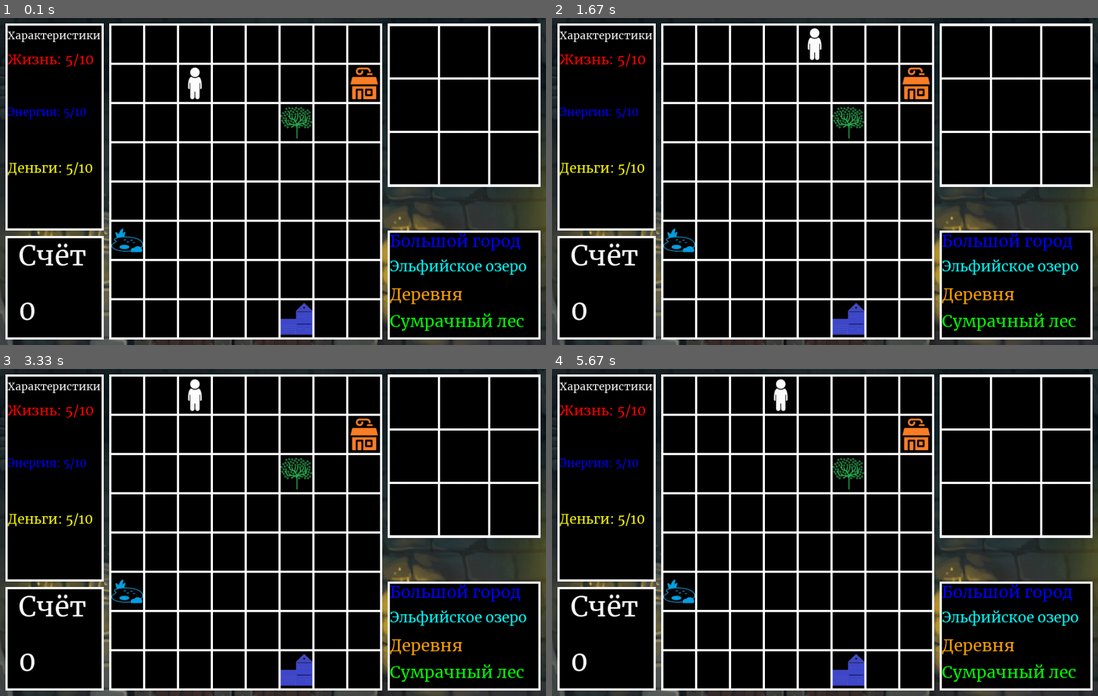
Above: before the commit, frames 1-4 (two rows, left to right).
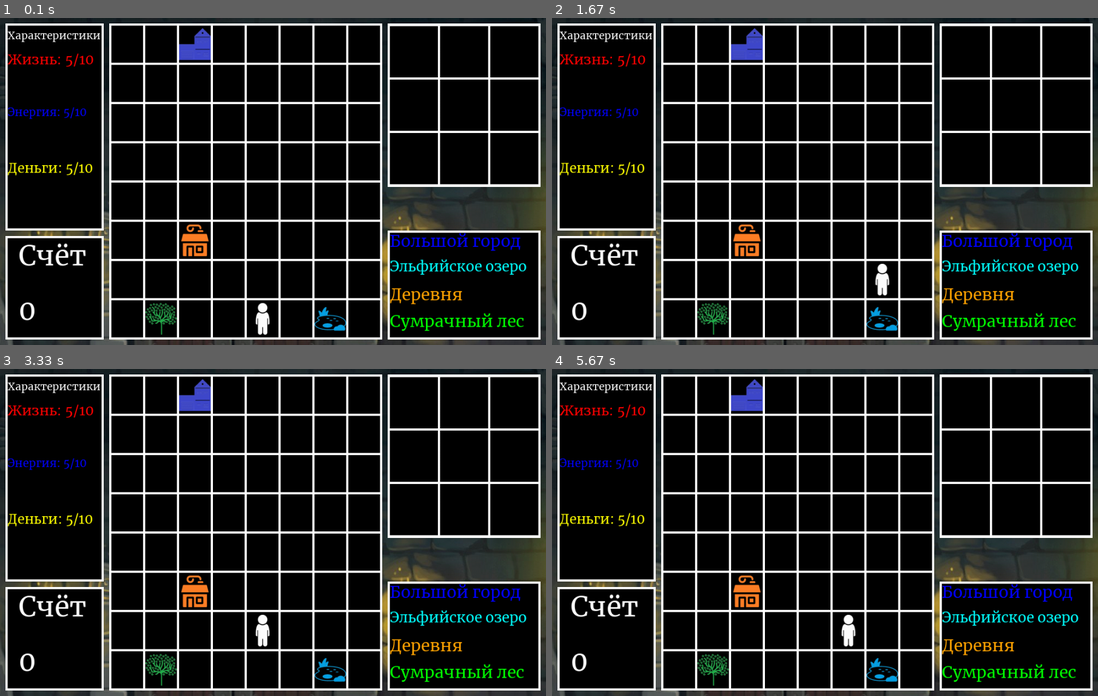
Above: after the commit, the same moments.

Repository: kA4errGa/PyGameProject-_-
Game: pygame game, started from main.py
Two runs of this game, one before a commit and one after it. Both use one fixed random seed, a clock stepped at 60 frames per second and the inputs below.
Inputs:
- Up to frame 1 (0.1 s): no input
- Up to frame 2 (1.67 s): hold D 0.33-0.8 s; hold W 0.83-1.13 s; hold D 1.17-1.63 s
- Up to frame 3 (3.33 s): hold A 1.67-2.2 s; hold S 2.23-2.53 s; hold A 2.57-2.97 s; hold W from 3 s (still down)
- Up to frame 4 (5.67 s): release W at 3.37 s; hold D 3.4-4.03 s; hold S 4.07-4.43 s; hold A 4.47-4.93 s; hold D 4.97-5.43 s; hold W from 5.47 s (still down)

The runs differ from the first frame. In frame 1, 2.7% of the frame differs, in the area x 20-70%, y 3-97%; in frame 2, 2.7%; in frame 3, 2.6%; in frame 4, 2.7%.

Commit message:
чистка кода

Diff:
--- a/GlobalPole.py
+++ b/GlobalPole.py
@@ -4,25 +4,30 @@
 
 class GlobalPole:
     def __init__(self):
+        self.coords = None
         self.local_list = random.sample(['Сумрачный лес', 'Сокровищница дракона', 'Большой город',
                                          'Логово чародея', 'Деревня', 'Хлебные поля', 'Эльфийское озеро'], 4)
         self.local_list.append('Player')
         self.local = {}
         self.pos_loced = []
         for i in range(5):
-            self.pos = random.randint(0, 63)
-            self.a = self.pos // 8
-            self.b = self.pos % 8
+            self.what_pos()
             if i == 0:
-                self.local[self.local_list[i]] = (self.b, self.a)
-                self.pos_loced.append((self.b, self.a))
+                self.this_pos(i)
             else:
-                while (self.b, self.a) in self.pos_loced:
-                    self.pos = random.randint(0, 63)
-                    self.a = self.pos // 8
-                    self.b = self.pos % 8
-                self.local[self.local_list[i]] = (self.b, self.a)
-                self.pos_loced.append((self.b, self.a))
+                while self.coords in self.pos_loced:
+                    self.what_pos()
+                self.this_pos(i)
+
+    def what_pos(self):
+        pos = random.randint(0, 63)
+        a = pos // 8
+        b = pos % 8
+        self.coords = (b, a)
+
+    def this_pos(self, ii):
+        self.local[self.local_list[ii]] = self.coords
+        self.pos_loced.append(self.coords)
 
     def paint_icon(self, s):
         for i in self.local:
